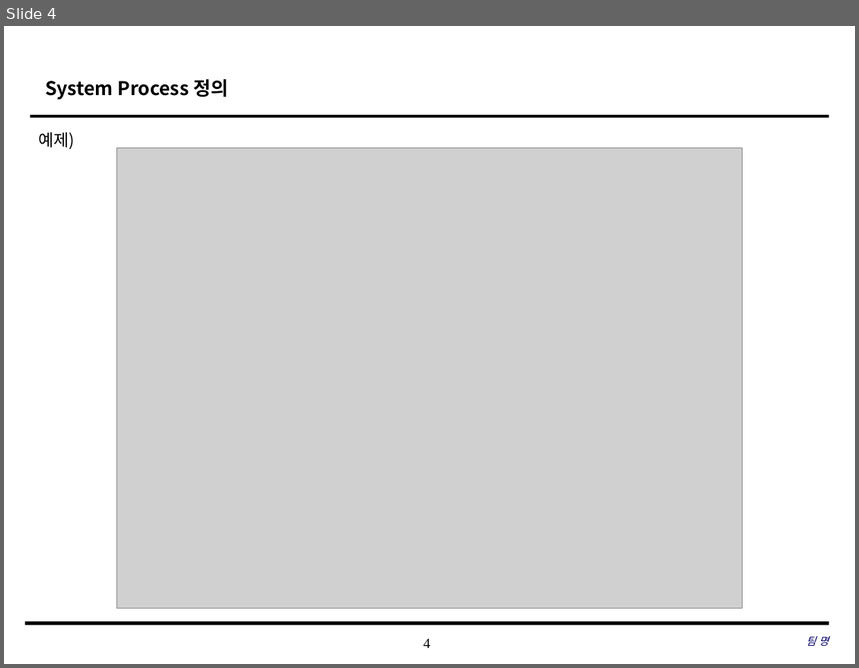
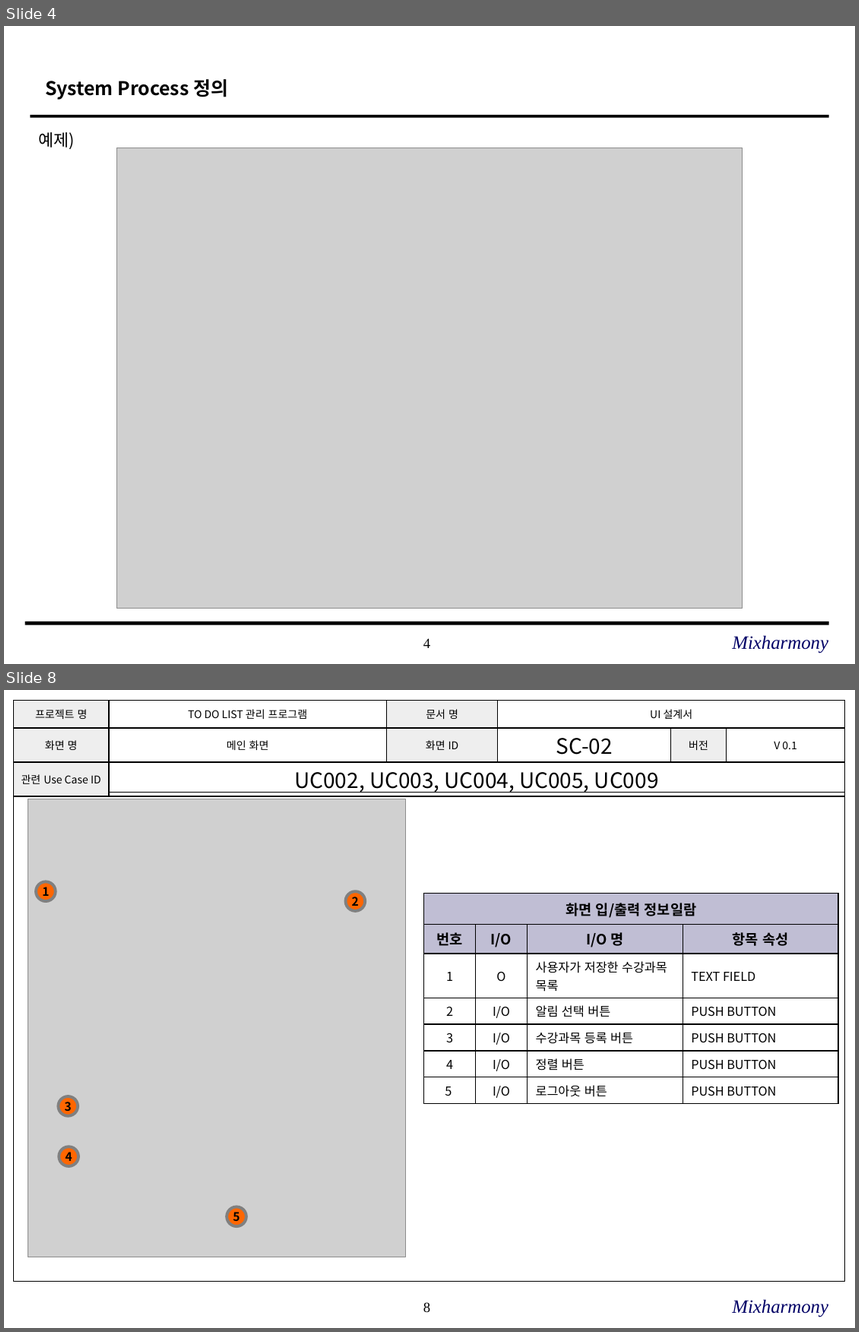
Before and after one commit to SE-admin/SE2017_2_mixharmony, a slide deck: doc/3_ 설계서/UI Design Template.pptx. Shown one above the other, each under a label of ours: slide 4 before the commit, slides 4 and 8 after it; the slides between them are not shown. The pictures are 859x668 and 859x1332 pixels, drawn with LibreOffice and Linux fonts; fonts in the diff are those of the drawing; grey boxes stand for pictures; background and template pictures are left out. Boxes give left, top, right and bottom in pixels: in the first picture for what was removed or moved away, otherwise in the second. Text is boxed around its words. In the diff, an @@ line names an element or a change of style, - is before the commit and + after.

Commit message:
#863 UI설계서 진행

```diff
--- a/doc/3_ 설계서/UI Design Template.pptx
+++ b/doc/3_ 설계서/UI Design Template.pptx
@@ slide 8 added at [4, 690, 855, 1328], background #FFFFFF; not listed: 1 template element that a slide beside it also shows @@
@@ table added at [13, 700, 844, 796], 3 rows, 6 columns @@
+프로젝트 명 | TO DO LIST 관리 프로그램 | 문서 명 | UI 설계서 |  | 
+화면 명 | 메인 화면 | 화면 ID | SC-02 | 버전 | V 0.1
+관련 Use Case ID | UC002, UC003, UC004, UC005, UC009 |  |  |  | 
@@ rectangle added at [13, 792, 845, 1281], outline #000000 0.75 pt @@
@@ picture added at [28, 799, 406, 1257] @@
@@ ellipse added at [37, 882, 56, 901], fill #FF6600, outline #808080 2.5 pt, 10 pt, text #000000, bold @@
+1
@@ ellipse added at [345, 891, 365, 911], fill #FF6600, outline #808080 2.5 pt, 10 pt, text #000000, bold @@
+2
@@ table added at [424, 894, 840, 1101], 7 rows, 4 columns @@
+화면 입/출력 정보일람 |  |  | 
+번호 | I/O | I/O 명 | 항목 속성
+1 | O | 사용자가 저장한 수강과목 목록 | TEXT FIELD
+2 | I/O | 알림 선택 버튼 | PUSH BUTTON
+3 | I/O | 수강과목 등록 버튼 | PUSH BUTTON
+4 | I/O | 정렬 버튼 | PUSH BUTTON
+5 | I/O | 로그아웃 버튼 | PUSH BUTTON
@@ ellipse added at [59, 1097, 78, 1116], fill #FF6600, outline #808080 2.5 pt, 10 pt, text #000000, bold @@
+3
@@ ellipse added at [59, 1147, 79, 1167], fill #FF6600, outline #808080 2.5 pt, 10 pt, text #000000, bold @@
+4
@@ ellipse added at [227, 1208, 246, 1227], fill #FF6600, outline #808080 2.5 pt, 10 pt, text #000000, bold @@
+5
@@ text added at [732, 1300, 829, 1318], 16 pt, text #000066, italic @@
+Mixharmony
@@ slide 4 changed as well @@
@@ text at [732, 636, 829, 654]: text changed; size 9 to 16 pt @@
-팀 명
+Mixharmony
```
Also in this commit, not shown: 5 other slides changed, 35 other slides added.
